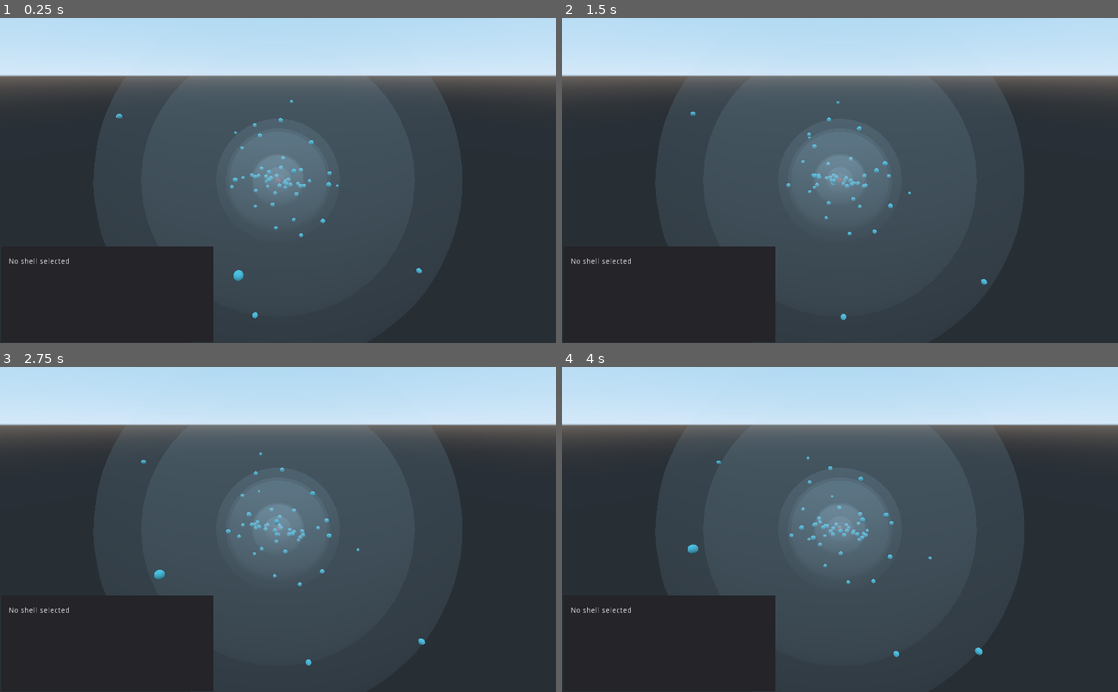
Above: before the commit, frames 1-4 (two rows, left to right).
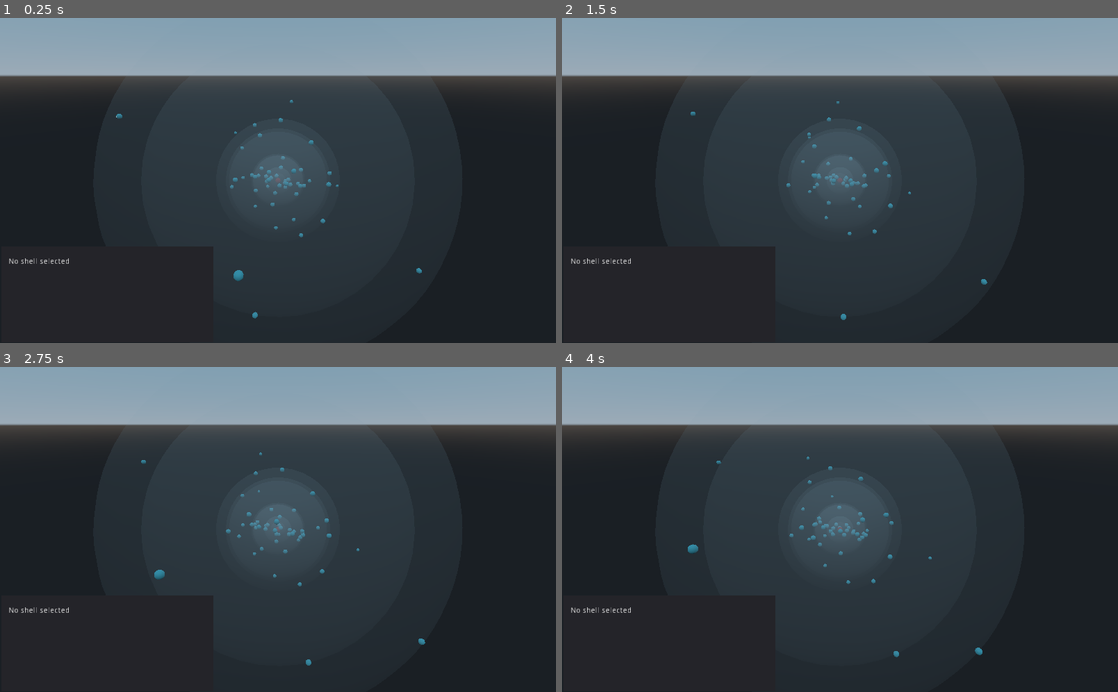
Above: after the commit, the same moments.

Repository: Kolaru/XATOMGame
Game: Godot game, scene res://scenes/Main.tscn
The game is run twice, just before and just after one commit, with the same random seed, the same clock (stepped at 60 frames per second) and the same inputs.
Inputs (mouse positions are in pixels of both pictures, inside the frame that each line leads up to):
- Up to frame 1 (0.25 s): no input
- Up to frame 2 (1.5 s): move the mouse to (962, 164) at 0.52 s; click (962, 164) at 0.67 s; move the mouse to (728, 196) at 1.27 s; click (728, 196) at 1.42 s
- Up to frame 3 (2.75 s): move the mouse to (333, 458) at 2.02 s; click (333, 458) at 2.17 s
- Up to frame 4 (4 s): move the mouse to (812, 594) at 2.77 s; click (812, 594) at 2.92 s; move the mouse to (1006, 578) at 3.52 s; click (1006, 578) at 3.67 s

The runs differ from the first frame. In frame 1, 45% of the frame differs, in the area x 0-100%, y 0-93%; in frame 2, 45%; in frame 3, 45%; in frame 4, 45%, in the area x 0-100%, y 0-90%.

Commit message:
Photon with cute light

Diff:
--- a/scenes/Electron.tscn
+++ b/scenes/Electron.tscn
@@ -11,7 +11,6 @@
 [sub_resource type="SphereShape" id=7]
 
 [node name="Electron" type="CSGSphere"]
-transform = Transform( 1, 0, 0, 0, 1, 0, 0, 0, 1, 3.49316, 0, 0 )
 material = SubResource( 1 )
 script = ExtResource( 1 )
 
--- a/scenes/Main.tscn
+++ b/scenes/Main.tscn
@@ -1,12 +1,20 @@
-[gd_scene load_steps=7 format=2]
+[gd_scene load_steps=9 format=2]
 
 [ext_resource path="res://scripts/Main.gd" type="Script" id=2]
 [ext_resource path="res://scripts/OrbitCamera.gd" type="Script" id=3]
+
+[sub_resource type="ProceduralSky" id=5]
+
+[sub_resource type="Environment" id=6]
+background_mode = 2
+background_sky = SubResource( 5 )
+background_energy = 0.5
 
 [sub_resource type="SpatialMaterial" id=1]
 albedo_color = Color( 0.952941, 0.113725, 0.00392157, 1 )
 
 [sub_resource type="SpatialMaterial" id=2]
+flags_transparent = true
 emission_enabled = true
 emission = Color( 0.937255, 0.713726, 1, 1 )
 emission_energy = 1.15
@@ -39,10 +47,21 @@
 "update": 0,
 "values": [ 0.8 ]
 }
+tracks/2/type = "value"
+tracks/2/path = NodePath("OmniLight:light_energy")
+tracks/2/interp = 1
+tracks/2/loop_wrap = true
+tracks/2/imported = false
+tracks/2/enabled = true
+tracks/2/keys = {
+"times": PoolRealArray( 0 ),
+"transitions": PoolRealArray( 1 ),
+"update": 0,
+"values": [ 0.0 ]
+}
 
 [sub_resource type="Animation" id=4]
 resource_name = "Shoot"
-step = 0.01
 tracks/0/type = "value"
 tracks/0/path = NodePath(".:translation")
 tracks/0/interp = 1
@@ -79,6 +98,18 @@
 "update": 1,
 "values": [ true, false ]
 }
+tracks/3/type = "value"
+tracks/3/path = NodePath("OmniLight:light_energy")
+tracks/3/interp = 1
+tracks/3/loop_wrap = true
+tracks/3/imported = false
+tracks/3/enabled = true
+tracks/3/keys = {
+"times": PoolRealArray( 0, 0.2, 1 ),
+"transitions": PoolRealArray( 1, 1, 1 ),
+"update": 0,
+"values": [ 0.0, 1.0, 3.0 ]
+}
 
 [node name="Main" type="Spatial"]
 script = ExtResource( 2 )
@@ -114,6 +145,7 @@
 
 [node name="Camera" type="Camera" parent="."]
 transform = Transform( 1, 0, 0, 0, 0.866025, 0.5, 0, -0.5, 0.866025, 0, 18.1779, 40.206 )
+environment = SubResource( 6 )
 script = ExtResource( 3 )
 SCROLL_SPEED = 50.0
 ANCHOR_NODE_PATH = NodePath("../Kernel")
@@ -131,6 +163,13 @@
 height = 0.001
 material = SubResource( 2 )
 
+[node name="OmniLight" type="OmniLight" parent="Photon/Cylinder"]
+transform = Transform( 1, 0, 0, 0, -4.37114e-08, 1, 0, -1, -4.37114e-08, 0, 0, 0 )
+light_color = Color( 0.996078, 0.658824, 1, 1 )
+light_energy = 0.0
+light_cull_mask = 4294967293
+omni_range = 58.475
+
 [node name="AnimationPlayer" type="AnimationPlayer" parent="Photon"]
 root_node = NodePath("../Cylinder")
 playback_speed = 1.46
--- a/scenes/Shell.tscn
+++ b/scenes/Shell.tscn
@@ -16,12 +16,14 @@
 script = ExtResource( 1 )
 
 [node name="Shell" type="CSGSphere" parent="."]
+layers = 2
 radial_segments = 50
 rings = 50
 material = SubResource( 1 )
 
 [node name="SelectedShell" type="CSGSphere" parent="."]
 visible = false
+layers = 2
 radial_segments = 50
 rings = 50
 material = SubResource( 2 )
